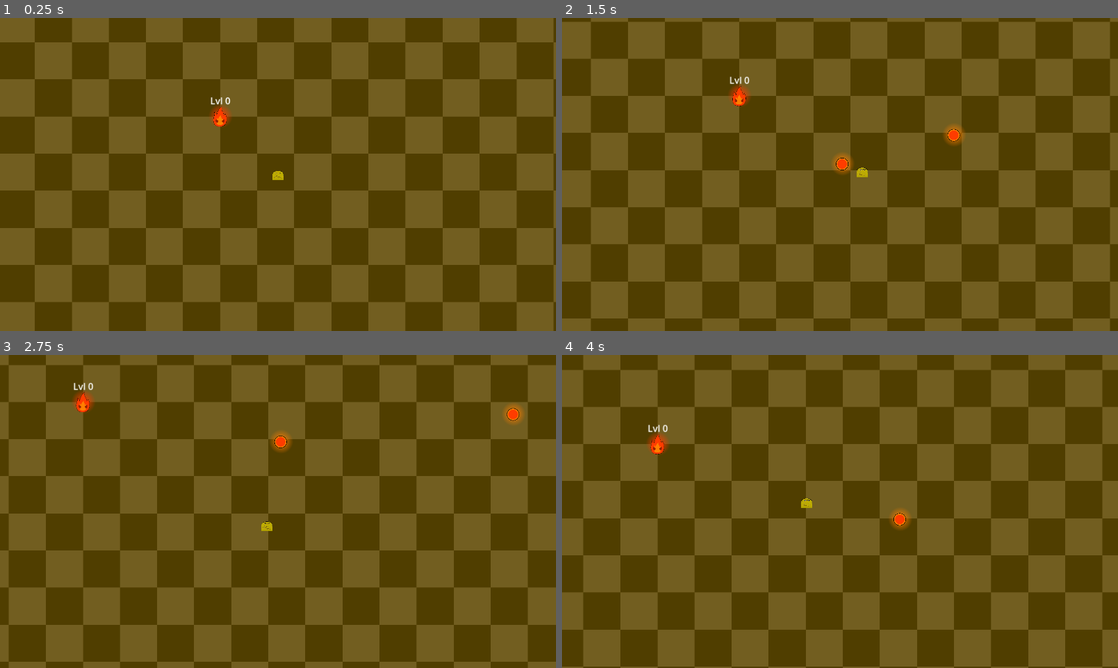
Above: before the commit, frames 1-4 (two rows, left to right).
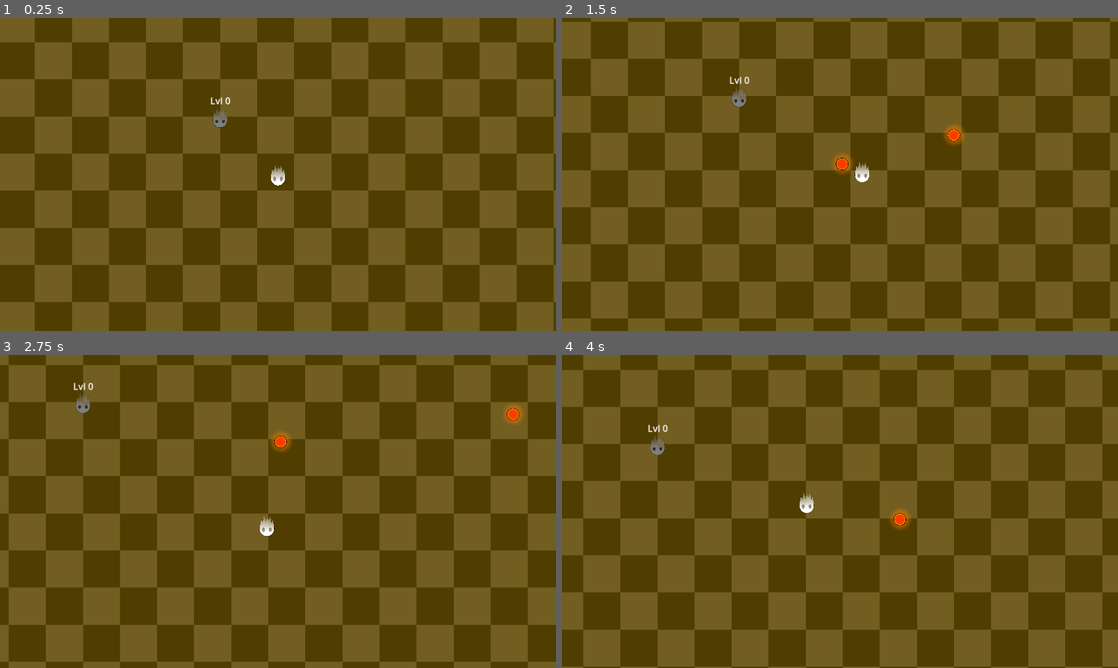
Above: after the commit, the same moments.

Repository: ICICLE-Studios/Soul-of-Nature
Game: Godot game, scene res://scenes/level.tscn
Two runs of this game, one before a commit and one after it. Both use one fixed random seed, a clock stepped at 60 frames per second and the inputs below.
Inputs (mouse positions are in pixels of both pictures, inside the frame that each line leads up to):
- Up to frame 1 (0.25 s): no input
- Up to frame 2 (1.5 s): tap Enter at 0.5 s; move the mouse to (962, 158) at 0.52 s; hold Right (ui_right) 0.53-1.28 s; click (962, 158) at 0.6 s; move the mouse to (728, 190) at 1.27 s; hold Down (ui_down) from 1.28 s (still down); click (728, 190) at 1.35 s
- Up to frame 3 (2.75 s): move the mouse to (333, 442) at 2.02 s; release Down (ui_down) at 2.03 s; hold Right (ui_right) from 2.03 s (still down); click (333, 442) at 2.1 s
- Up to frame 4 (4 s): move the mouse to (812, 574) at 2.77 s; release Right (ui_right) at 2.78 s; hold Up (ui_up) 2.78-3.53 s; click (812, 574) at 2.85 s; move the mouse to (1006, 558) at 3.52 s; hold Left (ui_left) from 3.53 s (still down); click (1006, 558) at 3.6 s

The runs differ from the first frame. In frame 1, 0.3% of the frame differs, in the area x 37-52%, y 28-54%; in frame 2, 0.3%; in frame 3, 0.3%, in the area x 13-50%, y 11-58%; in frame 4, 0.3%.

Commit message:
Sized down Enemy sprites, removed Enemy placeholders

Diff:
--- a/scenes/level.tscn
+++ b/scenes/level.tscn
@@ -1,12 +1,11 @@
-[gd_scene load_steps=13 format=3 uid="uid://brxejphnlvkkt"]
+[gd_scene load_steps=12 format=3 uid="uid://brxejphnlvkkt"]
 
 [ext_resource type="Script" path="res://scripts/player_camera.gd" id="1_2wegk"]
 [ext_resource type="Texture2D" uid="uid://bghesvkb3fcbr" path="res://sprites/map/placeholder_ground.png" id="2_317b5"]
 [ext_resource type="Script" path="res://scripts/player_controller.gd" id="2_vpdyx"]
-[ext_resource type="Texture2D" uid="uid://dk8tcivkhqlfb" path="res://sprites/placeholder_player.png" id="3_p1ke0"]
+[ext_resource type="Texture2D" uid="uid://dq6wa0dy4244q" path="res://sprites/characters/PlayerSoul/ElementsSoulPlayer1.png" id="3_svjcw"]
 [ext_resource type="Script" path="res://scripts/enemies/enemy_controller.gd" id="4_k6ifc"]
-[ext_resource type="Texture2D" uid="uid://der7jld5necin" path="res://sprites/characters/placeholder_fire_enemy.png" id="6_i3jum"]
-[ext_resource type="Texture2D" uid="uid://brjq2uai8afjx" path="res://sprites/circle_gradient.png" id="7_rm8mu"]
+[ext_resource type="Texture2D" uid="uid://bnvsuvenhnaif" path="res://sprites/characters/EnemySoul/ElementsSoulEnemy1.png" id="6_6ahgi"]
 
 [sub_resource type="NavigationPolygon" id="NavigationPolygon_5vf1p"]
 vertices = PackedVector2Array(256, -256, 256, 256, -256, 256, -256, -256)
@@ -49,8 +48,8 @@
 shape = SubResource("CircleShape2D_yy7ra")
 
 [node name="Sprite" type="Sprite2D" parent="Player"]
-scale = Vector2(-0.155, 0.155)
-texture = ExtResource("3_p1ke0")
+scale = Vector2(0.15, 0.15)
+texture = ExtResource("3_svjcw")
 
 [node name="Area2D" type="Area2D" parent="Player"]
 collision_mask = 0
@@ -86,14 +85,9 @@
 shape = SubResource("CircleShape2D_0wwgh")
 debug_color = Color(0.823529, 0, 0, 0.419608)
 
-[node name="Gradient" type="Sprite2D" parent="Enemy"]
-modulate = Color(0.996094, 0.234375, 0, 1)
-scale = Vector2(0.185, 0.185)
-texture = ExtResource("7_rm8mu")
-
 [node name="Sprite" type="Sprite2D" parent="Enemy"]
-scale = Vector2(0.085815, 0.085815)
-texture = ExtResource("6_i3jum")
+scale = Vector2(0.15, 0.15)
+texture = ExtResource("6_6ahgi")
 
 [node name="LevelLabel" type="Label" parent="Enemy"]
 anchors_preset = -1
Binary file changed: sprites/characters/EnemyElectricity/ElementsElectricity1.png
Binary file changed: sprites/characters/EnemyElectricity/ElementsElectricity2.png
Binary file changed: sprites/characters/EnemyElectricity/ElementsElectricity3.png
Binary file changed: sprites/characters/EnemyElectricity/ElementsElectricity4.png
Binary file changed: sprites/characters/EnemyElectricity/ElementsElectricity5.png
Binary file changed: sprites/characters/EnemyElectricity/ElementsElectricity6.png
Binary file changed: sprites/characters/EnemyElectricity/ElementsElectricity7.png
Binary file changed: sprites/characters/EnemyElectricity/ElementsElectricity8.png
Binary file changed: sprites/characters/EnemyFire/ElementsFire1.png
Binary file changed: sprites/characters/EnemyFire/ElementsFire2.png
Binary file changed: sprites/characters/EnemyFire/ElementsFire3.png
Binary file changed: sprites/characters/EnemyFire/ElementsFire4.png
(and 44 more such lines)
